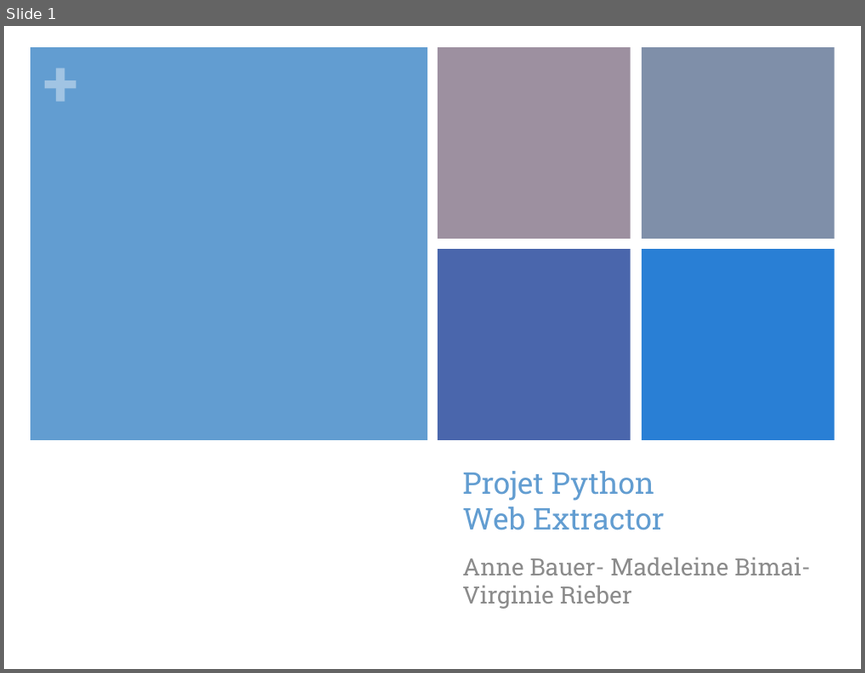
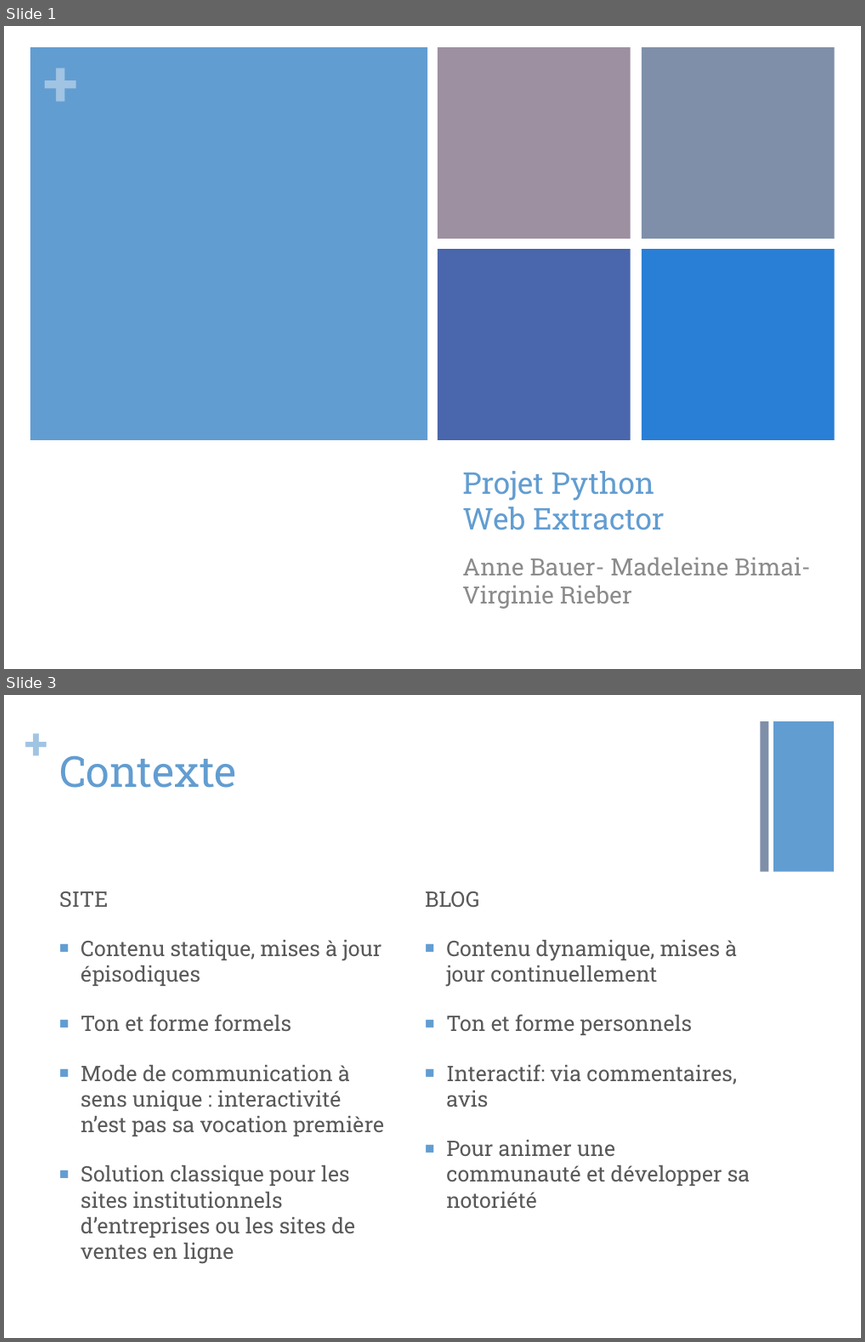
Before and after one commit to vibiscus/python, a slide deck: Presentation 29 avril V2.pptx. Shown one above the other, each under a label of ours: slide 1 before the commit, slides 1 and 3 after it; the slides between them are not shown. The pictures are 865x673 and 865x1342 pixels, drawn with LibreOffice and Linux fonts; fonts in the diff are those of the drawing. Boxes give left, top, right and bottom in pixels: in the first picture for what was removed or moved away, otherwise in the second. Text is boxed around its words. In the diff, an @@ line names an element or a change of style, - is before the commit and + after.

```diff
--- a/Presentation 29 avril V2.pptx
+++ b/Presentation 29 avril V2.pptx
@@ slide 3 added at <box>4,695,861,1338</box>, background #FFFFFF @@
@@ text added at <box>24,716,49,769</box>, 36 pt, text #A1C4E3, bold @@
++
@@ rectangle added at <box>760,721,768,872</box>, fill #7F8FA9 @@
@@ rectangle added at <box>773,721,834,872</box>, fill #629DD1 @@
@@ title added at <box>59,755,237,788</box>, 36 pt, text #629DD1 @@
+Contexte
@@ text added at <box>59,891,384,1264</box>, 18 pt, text #595959 @@
+SITE
+■ Contenu statique, mises à jour épisodiques
+■ Ton et forme formels
+■ Mode de communication à sens unique : interactivité n’est pas sa vocation première
+■ Solution classique pour les sites institutionnels d’entreprises ou les sites de ventes en ligne
@@ text added at <box>425,891,749,1208</box>, 18 pt, text #595959 @@
+BLOG
+■ Contenu dynamique, mises à jour continuellement
+■ Ton et forme personnels
+■ Interactif: via commentaires, avis
+■ Pour animer une communauté et développer sa notoriété
```
Also in this commit, not shown: 5 slides changed, 1 other slide added, 1 other file.
